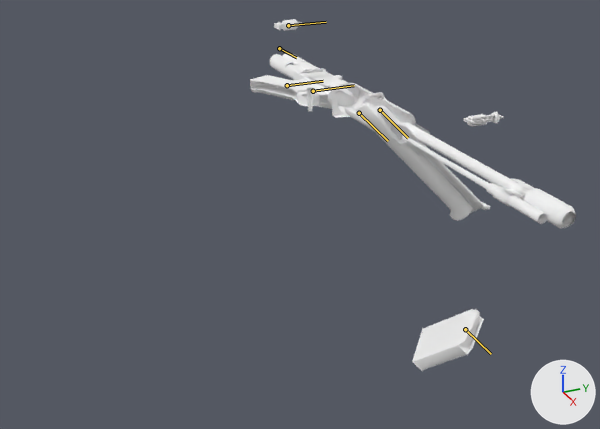
Before and after pictures for a commit that changed the glTF model xogot/assets/weapons/aether_waw_real/fg42/viewmodel.glb.
The view is the same before and after, from a 50 mm lens placed at (1.346, -0.581, 0.413), pointed at (0.24, -0.083, -0.14). Lighting does not change. The marker at lower right points along +X, +Y and +Z. The picture after the commit comes second. Both versions are drawn at frame 35 of the action 'PSA_viewmodel_fg42_reload1'; the numbers are the values there. The bones that change, and the others that lie on the model, are drawn over the model as lines.

Names of what the first picture shows: 'FG42'.
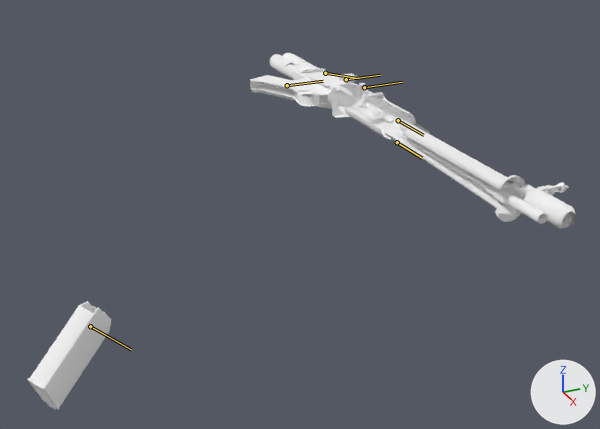
Location of each change, (x1, y1, x2, y2) in pixels of the pictures (600 x 429 px):
'FG42', posed (68% wider)
    before: (250, 19, 576, 371)
    after: (27, 53, 576, 410)
bone 'tag_iron_sights', root to tip
    before: (288, 25) to (326, 22)
    after: (346, 79) to (380, 75)
bone 'tag_bipod_right', root to tip
    before: (359, 113) to (388, 141)
    after: (398, 120) to (423, 135)
bone 'tag_bipod_left', root to tip
    before: (380, 110) to (408, 138)
    after: (397, 142) to (422, 158)
bone 'j_clip', root to tip
    before: (465, 329) to (491, 354)
    after: (90, 326) to (131, 349)
bone 'j_bolt', root to tip
    before: (313, 91) to (354, 85)
    after: (364, 87) to (402, 82)

What changed in the scene script:
```text
Change bone_tag_iron_sights:
    where bone_tag_iron_sights = bpy.data.objects['FG42.ao'].pose.bones['tag_iron_sights']  # child of 'j_gun'
    bone_tag_iron_sights.location: (0.0, -0.115, 0.108) -> (0.0, 0.0, 0.0)
Change bone_tag_bipod_right:
    where bone_tag_bipod_right = bpy.data.objects['FG42.ao'].pose.bones['tag_bipod_right']  # child of 'j_gun'
    bone_tag_bipod_right.location: (0.062, 0.0, -0.032) -> (0.0, 0.0, 0.0)
    bone_tag_bipod_right.rotation_quaternion: (0.5, -0.5, 0.5, 0.5) -> (1.0, 0.0, 0.0, 0.0)  # degrees (-90, 90, 0) -> degrees (0, 0, 0)
Change bone_tag_bipod_left:
    where bone_tag_bipod_left = bpy.data.objects['FG42.ao'].pose.bones['tag_bipod_left']  # child of 'j_gun'
    bone_tag_bipod_left.location: (0.062, 0.0, 0.017) -> (0.0, 0.0, 0.0)
    bone_tag_bipod_left.rotation_quaternion: (0.5, -0.5, 0.5, 0.5) -> (1.0, 0.0, 0.0, 0.0)  # degrees (-90, 90, 0) -> degrees (0, 0, 0)
Change bone_j_clip:
    where bone_j_clip = bpy.data.objects['FG42.ao'].pose.bones['j_clip']  # child of 'j_gun'
    bone_j_clip.location: (0.241, 0.184, -0.406) -> (0.241, -0.496, -0.224)
    bone_j_clip.rotation_quaternion: (0.846, -0.302, 0.297, -0.325) -> (0.846, -0.302, -0.325, -0.297)  # degrees (-48, 18, -50) -> degrees (-28, -47, -26)
Change bone_j_bolt:
    where bone_j_bolt = bpy.data.objects['FG42.ao'].pose.bones['j_bolt']  # child of 'j_gun'
    bone_j_bolt.location: (0.005, -0.092, -0.002) -> (0.007, 0.0, -0.007)
    bone_j_bolt.rotation_quaternion: (1.0, 0.0, -0.01, -0.01) -> (1.0, 0.0, 0.0, 0.0)  # degrees (0, -1, -1) -> degrees (0, 0, 0)
```
